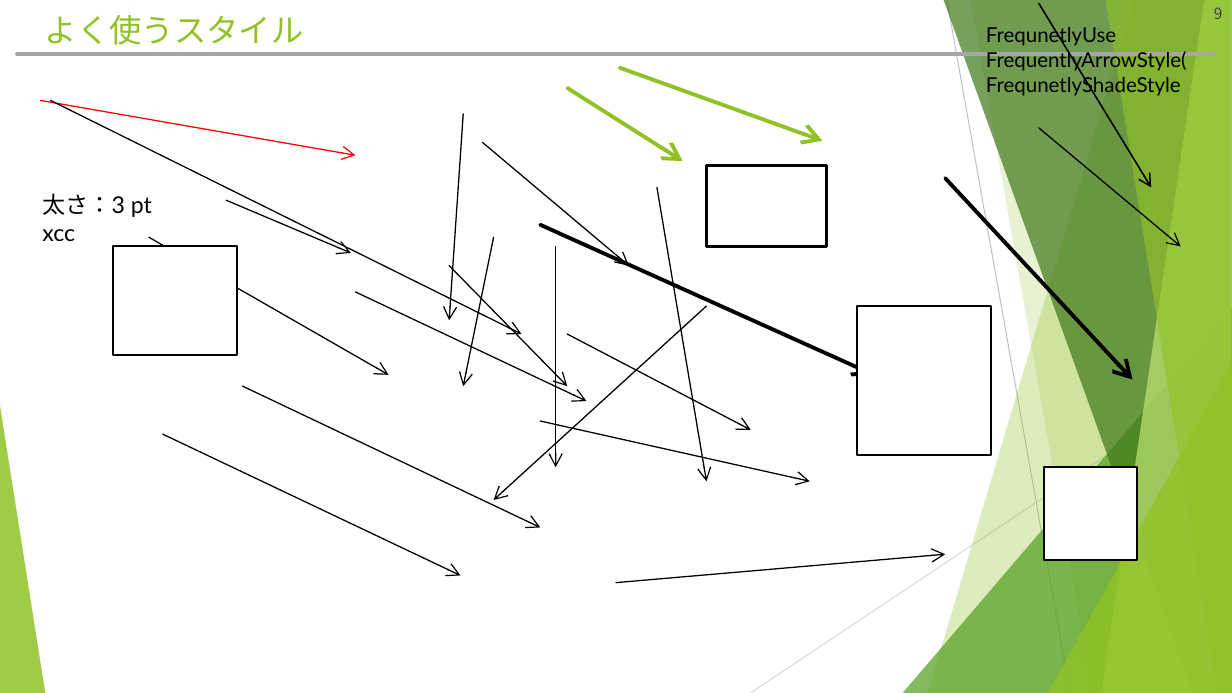
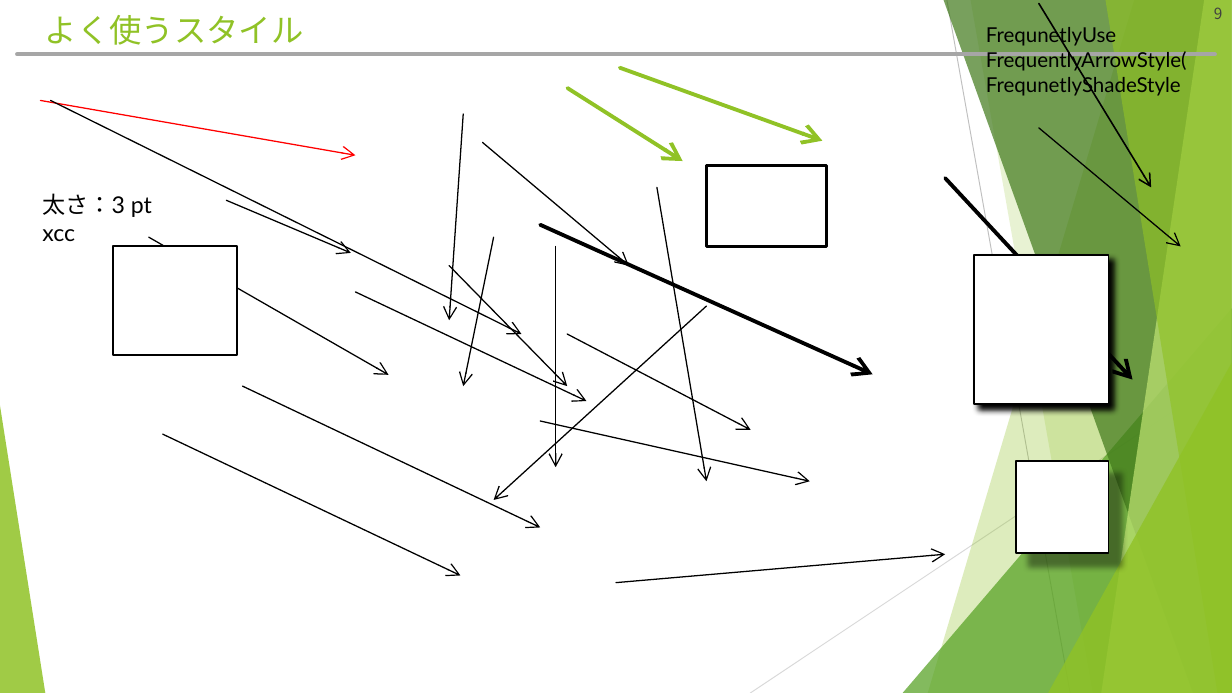
Before and after one commit to hitsuji-ga-u/pawapo, a slide deck: slide 9 of slide/customUI_debug.pptm. Drawn at 1232x693 pixels with LibreOffice and Linux fonts; fonts in the diff are those of the drawing. Boxes give left, top, right and bottom in pixels: in the first picture for what was removed or moved away, otherwise in the second. Text is boxed around its words. In the diff, an @@ line names an element or a change of style, - is before the commit and + after.

```diff
--- a/slide/customUI_debug.pptm
+++ b/slide/customUI_debug.pptm
@@ rectangle at (974,255,1109,405): shadow on @@
@@ rectangle: place and size @@
-rectangle at (857,306,992,456)
+rectangle at (974,255,1109,405)
@@ rectangle: place and size @@
-rectangle at (1044,468,1137,560)
+rectangle at (1017,461,1109,554)
@@ rectangle at (1017,461,1109,554): shadow on @@
```
Also in this commit, not shown: 3 other files.
